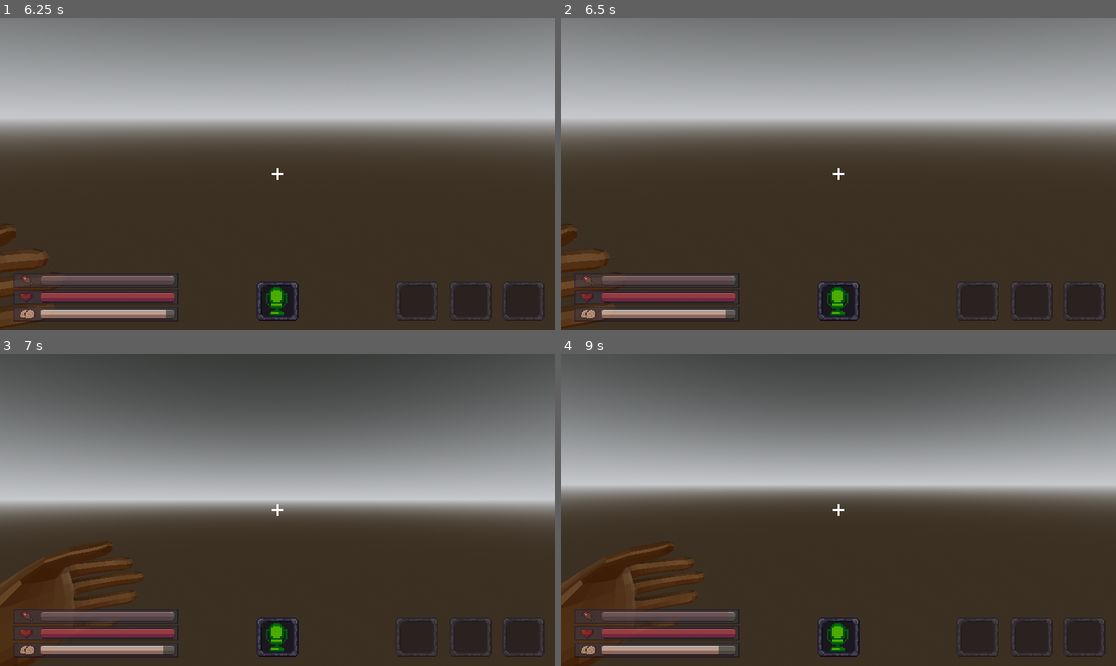
Above: before the commit, frames 1-4 (two rows, left to right).
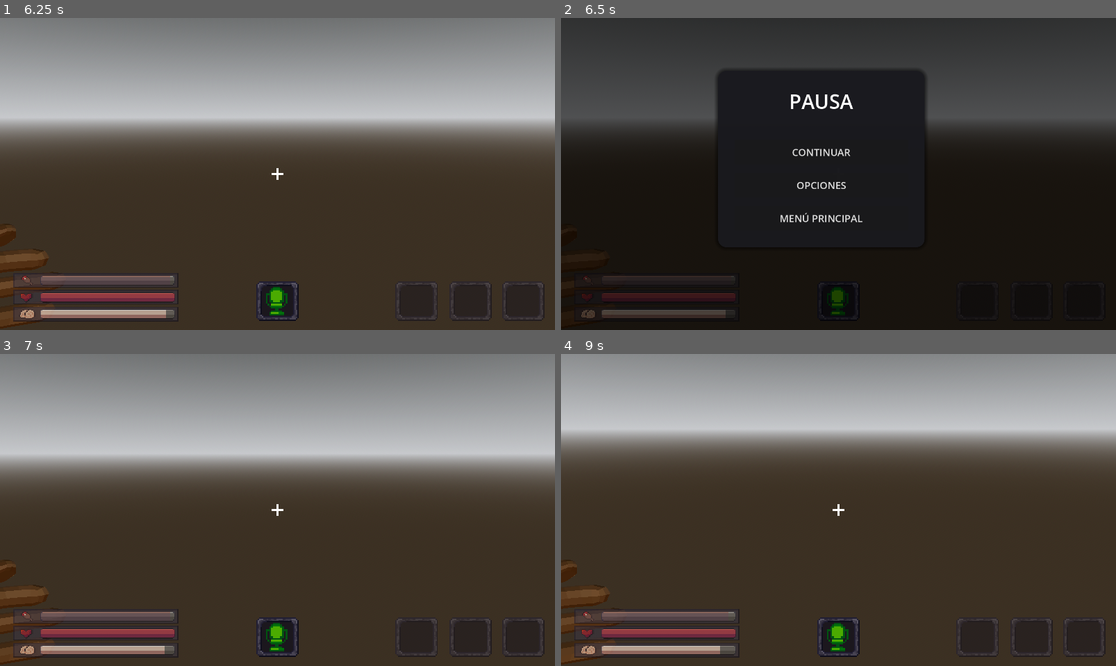
Above: after the commit, the same moments.

Repository: TeamKhaos/Echoes-of-Deep
Game: Godot game, scene res://scenes/main_menu.tscn
Same seed, same stepped clock (60 frames per second), same inputs: the game is played once before the commit and once after it. The project has no main scene, so this scene is started directly. Sound files missing from this copy of the repository are replaced by a short silence.
Inputs (mouse positions are in pixels of both pictures, inside the frame that each line leads up to):
- Up to frame 1 (6.25 s): click "OPCIONES" at 0.5 s; click "VOLVER" at 1.25 s; click "NUEVA PARTIDA" at 2 s; tap Enter at 2.75 s; move the mouse to (305, 174) at 2.77 s; hold Shift (Crouch) 2.78-3.53 s; hold W (Up) from 2.78 s (still down); click (305, 174) at 2.92 s; move the mouse to (249, 174) at 3.52 s; tap Q (Drop) at 3.6 s; click (249, 174) at 3.67 s; move the mouse to (288, 167) at 4.27 s; tap E (Interact) at 4.35 s; click (288, 167) at 4.42 s; move the mouse to (271, 180) at 5.02 s; tap F (Microphone) at 5.1 s; click (271, 180) at 5.17 s; move the mouse to (316, 177) at 5.77 s; hold Right mouse button (right_click) from 5.78 s (still down); click (316, 177) at 5.92 s
- Up to frame 2 (6.5 s): keep holding W (Up); keep holding Right mouse button (right_click); tap Escape (Menu) at 6.4 s
- Up to frame 3 (7 s): release W (Up) at 6.5 s; release Right mouse button (right_click) at 6.5 s; click (260, 488) at 6.5 s, where only the run after the commit has a clickable "CONTINUAR"
- Up to frame 4 (9 s): tap Space at 7.25, 8.75 s; move the mouse to (794, 506) at 7.27 s; hold W (Up) 7.28-8.78 s; tap Ctrl at 7.35 s; click (794, 506) at 7.42 s; tap Enter at 8 s; move the mouse to (844, 510) at 8.02 s; hold R 8.03-8.78 s; click (844, 510) at 8.17 s; move the mouse to (816, 503) at 8.77 s; hold D (Right) from 8.78 s (still down); tap Shift (Crouch) at 8.85 s; click (816, 503) at 8.92 s

Frame 1 is identical in both runs. In frame 2, 99% of the frame differs, in the area x 0-100%, y 0-100%; in frame 3, 53%; in frame 4, 49%.

Commit message:
menu de pausa implementado

Diff:
--- /dev/null
+++ b/scenes/pause_menu.tscn
@@ -0,0 +1,338 @@
+[gd_scene load_steps=6 format=3 uid="uid://d8md2xjyxxb0"]
+
+[ext_resource type="Script" uid="uid://dlcywfq0eta00" path="res://scripts/pause_menu.gd" id="1_n87rw"]
+
+[sub_resource type="StyleBoxFlat" id="StyleBoxFlat_panel"]
+bg_color = Color(0.1, 0.1, 0.12, 0.95)
+corner_radius_top_left = 20
+corner_radius_top_right = 20
+corner_radius_bottom_right = 20
+corner_radius_bottom_left = 20
+shadow_color = Color(0, 0, 0, 0.5)
+shadow_size = 10
+
+[sub_resource type="Animation" id="Animation_hide"]
+resource_name = "hide"
+length = 0.3
+tracks/0/type = "value"
+tracks/0/imported = false
+tracks/0/enabled = true
+tracks/0/path = NodePath(".:modulate")
+tracks/0/interp = 1
+tracks/0/loop_wrap = true
+tracks/0/keys = {
+"times": PackedFloat32Array(0, 0.3),
+"transitions": PackedFloat32Array(1, 1),
+"update": 0,
+"values": [Color(1, 1, 1, 1), Color(1, 1, 1, 0)]
+}
+tracks/1/type = "value"
+tracks/1/imported = false
+tracks/1/enabled = true
+tracks/1/path = NodePath("CenterContainer/PausePanel:scale")
+tracks/1/interp = 2
+tracks/1/loop_wrap = true
+tracks/1/keys = {
+"times": PackedFloat32Array(0, 0.3),
+"transitions": PackedFloat32Array(1, 1),
+"update": 0,
+"values": [Vector2(1, 1), Vector2(0.8, 0.8)]
+}
+
+[sub_resource type="Animation" id="Animation_show"]
+resource_name = "show"
+length = 0.4
+tracks/0/type = "value"
+tracks/0/imported = false
+tracks/0/enabled = true
+tracks/0/path = NodePath(".:modulate")
+tracks/0/interp = 1
+tracks/0/loop_wrap = true
+tracks/0/keys = {
+"times": PackedFloat32Array(0, 0.4),
+"transitions": PackedFloat32Array(1, 1),
+"update": 0,
+"values": [Color(1, 1, 1, 0), Color(1, 1, 1, 1)]
+}
+tracks/1/type = "value"
+tracks/1/imported = false
+tracks/1/enabled = true
+tracks/1/path = NodePath("CenterContainer/PausePanel:scale")
+tracks/1/interp = 2
+tracks/1/loop_wrap = true
+tracks/1/keys = {
+"times": PackedFloat32Array(0, 0.2, 0.4),
+"transitions": PackedFloat32Array(1, 2, 1),
+"update": 0,
+"values": [Vector2(0.8, 0.8), Vector2(1.05, 1.05), Vector2(1, 1)]
+}
+
+[sub_resource type="AnimationLibrary" id="AnimationLibrary"]
+_data = {
+&"hide": SubResource("Animation_hide"),
+&"show": SubResource("Animation_show")
+}
+
+[node name="PauseMenu" type="CanvasLayer"]
+process_mode = 3
+layer = 100
+script = ExtResource("1_n87rw")
+
+[node name="Background" type="ColorRect" parent="."]
+anchors_preset = 15
+anchor_right = 1.0
+anchor_bottom = 1.0
+grow_horizontal = 2
+grow_vertical = 2
+color = Color(0, 0, 0, 0.6)
+
+[node name="CenterContainer" type="CenterContainer" parent="."]
+anchors_preset = 15
+anchor_right = 1.0
+anchor_bottom = 1.0
+grow_horizontal = 2
+grow_vertical = 2
+
+[node name="PausePanel" type="PanelContainer" parent="CenterContainer"]
+custom_minimum_size = Vector2(500, 0)
+layout_mode = 2
+theme_override_styles/panel = SubResource("StyleBoxFlat_panel")
+
+[node name="MarginContainer" type="MarginContainer" parent="CenterContainer/PausePanel"]
+layout_mode = 2
+theme_override_constants/margin_left = 40
+theme_override_constants/margin_top = 40
+theme_override_constants/margin_right = 40
+theme_override_constants/margin_bottom = 40
+
+[node name="VBoxContainer" type="VBoxContainer" parent="CenterContainer/PausePanel/MarginContainer"]
+layout_mode = 2
+theme_override_constants/separation = 20
+
+[node name="TitleLabel" type="Label" parent="CenterContainer/PausePanel/MarginContainer/VBoxContainer"]
+layout_mode = 2
+theme_override_colors/font_color = Color(1, 1, 1, 1)
+theme_override_font_sizes/font_size = 48
+text = "PAUSA"
+horizontal_alignment = 1
+
+[node name="Spacer1" type="Control" parent="CenterContainer/PausePanel/MarginContainer/VBoxContainer"]
+custom_minimum_size = Vector2(0, 20)
+layout_mode = 2
+
+[node name="ButtonResume" type="Button" parent="CenterContainer/PausePanel/MarginContainer/VBoxContainer"]
+custom_minimum_size = Vector2(0, 60)
+layout_mode = 2
+theme_override_font_sizes/font_size = 24
+text = "CONTINUAR"
+
+[node name="ButtonOptions" type="Button" parent="CenterContainer/PausePanel/MarginContainer/VBoxContainer"]
+custom_minimum_size = Vector2(0, 60)
+layout_mode = 2
+theme_override_font_sizes/font_size = 24
+text = "OPCIONES"
+
+[node name="ButtonMainMenu" type="Button" parent="CenterContainer/PausePanel/MarginContainer/VBoxContainer"]
+custom_minimum_size = Vector2(0, 60)
+layout_mode = 2
+theme_override_font_sizes/font_size = 24
+text = "MENÚ PRINCIPAL"
+
+[node name="ConfirmDialog" type="Panel" parent="."]
+visible = false
+anchors_preset = 15
+anchor_right = 1.0
+anchor_bottom = 1.0
+grow_horizontal = 2
+grow_vertical = 2
+
+[node name="ColorRect" type="ColorRect" parent="ConfirmDialog"]
+layout_mode = 1
+anchors_preset = 15
+anchor_right = 1.0
+anchor_bottom = 1.0
+grow_horizontal = 2
+grow_vertical = 2
+color = Color(0, 0, 0, 0.8)
+
+[node name="CenterContainer" type="CenterContainer" parent="ConfirmDialog"]
+layout_mode = 1
+anchors_preset = 15
+anchor_right = 1.0
+anchor_bottom = 1.0
+grow_horizontal = 2
+grow_vertical = 2
+
+[node name="DialogPanel" type="PanelContainer" parent="ConfirmDialog/CenterContainer"]
+custom_minimum_size = Vector2(600, 0)
+layout_mode = 2
+theme_override_styles/panel = SubResource("StyleBoxFlat_panel")
+
+[node name="MarginContainer" type="MarginContainer" parent="ConfirmDialog/CenterContainer/DialogPanel"]
+layout_mode = 2
+theme_override_constants/margin_left = 40
+theme_override_constants/margin_top = 40
+theme_override_constants/margin_right = 40
+theme_override_constants/margin_bottom = 40
+
+[node name="VBoxContainer" type="VBoxContainer" parent="ConfirmDialog/CenterContainer/DialogPanel/MarginContainer"]
+layout_mode = 2
+theme_override_constants/separation = 30
+
+[node name="WarningIcon" type="Label" parent="ConfirmDialog/CenterContainer/DialogPanel/MarginContainer/VBoxContainer"]
+layout_mode = 2
+theme_override_colors/font_color = Color(1, 0.8, 0.2, 1)
+theme_override_font_sizes/font_size = 64
+text = "⚠"
+horizontal_alignment = 1
+
+[node name="MessageLabel" type="Label" parent="ConfirmDialog/CenterContainer/DialogPanel/MarginContainer/VBoxContainer"]
+layout_mode = 2
+theme_override_colors/font_color = Color(1, 1, 1, 1)
+theme_override_font_sizes/font_size = 24
+text = "¿Estás seguro de que quieres
+salir al menú principal?"
+horizontal_alignment = 1
+autowrap_mode = 2
+
+[node name="WarningLabel" type="Label" parent="ConfirmDialog/CenterContainer/DialogPanel/MarginContainer/VBoxContainer"]
+layout_mode = 2
+theme_override_colors/font_color = Color(0.8, 0.8, 0.8, 1)
+theme_override_font_sizes/font_size = 16
+text = "Se perderá el progreso no guardado"
+horizontal_alignment = 1
+
+[node name="Spacer" type="Control" parent="ConfirmDialog/CenterContainer/DialogPanel/MarginContainer/VBoxContainer"]
+custom_minimum_size = Vector2(0, 10)
+layout_mode = 2
+
+[node name="ButtonsContainer" type="HBoxContainer" parent="ConfirmDialog/CenterContainer/DialogPanel/MarginContainer/VBoxContainer"]
+layout_mode = 2
+theme_override_constants/separation = 20
+alignment = 1
+
+[node name="ButtonCancel" type="Button" parent="ConfirmDialog/CenterContainer/DialogPanel/MarginContainer/VBoxContainer/ButtonsContainer"]
+custom_minimum_size = Vector2(200, 60)
+layout_mode = 2
+theme_override_font_sizes/font_size = 20
+text = "CANCELAR"
+
+[node name="ButtonConfirm" type="Button" parent="ConfirmDialog/CenterContainer/DialogPanel/MarginContainer/VBoxContainer/ButtonsContainer"]
+custom_minimum_size = Vector2(200, 60)
+layout_mode = 2
+theme_override_colors/font_color = Color(1, 0.3, 0.3, 1)
+theme_override_font_sizes/font_size = 20
+text = "SALIR"
+
+[node name="OptionsPanel" type="Panel" parent="."]
+visible = false
+anchors_preset = 15
+anchor_right = 1.0
+anchor_bottom = 1.0
+grow_horizontal = 2
+grow_vertical = 2
+
+[node name="ColorRect" type="ColorRect" parent="OptionsPanel"]
+layout_mode = 1
+anchors_preset = 15
+anchor_right = 1.0
+anchor_bottom = 1.0
+grow_horizontal = 2
+grow_vertical = 2
+color = Color(0, 0, 0, 0.8)
+
+[node name="CenterContainer" type="CenterContainer" parent="OptionsPanel"]
+layout_mode = 1
+anchors_preset = 15
+anchor_right = 1.0
+anchor_bottom = 1.0
+grow_horizontal = 2
+grow_vertical = 2
+
+[node name="OptionsContainer" type="PanelContainer" parent="OptionsPanel/CenterContainer"]
+custom_minimum_size = Vector2(600, 0)
+layout_mode = 2
+theme_override_styles/panel = SubResource("StyleBoxFlat_panel")
+
+[node name="MarginContainer" type="MarginContainer" parent="OptionsPanel/CenterContainer/OptionsContainer"]
+layout_mode = 2
+theme_override_constants/margin_left = 40
+theme_override_constants/margin_top = 40
+theme_override_constants/margin_right = 40
+theme_override_constants/margin_bottom = 40
+
+[node name="VBoxContainer" type="VBoxContainer" parent="OptionsPanel/CenterContainer/OptionsContainer/MarginContainer"]
+layout_mode = 2
+theme_override_constants/separation = 20
+
+[node name="OptionsTitle" type="Label" parent="OptionsPanel/CenterContainer/OptionsContainer/MarginContainer/VBoxContainer"]
+layout_mode = 2
+theme_override_colors/font_color = Color(1, 1, 1, 1)
+theme_override_font_sizes/font_size = 32
+text = "OPCIONES"
+horizontal_alignment = 1
+
+[node name="Spacer" type="Control" parent="OptionsPanel/CenterContainer/OptionsContainer/MarginContainer/VBoxContainer"]
+custom_minimum_size = Vector2(0, 20)
+layout_mode = 2
+
+[node name="MasterVolumeLabel" type="Label" parent="OptionsPanel/CenterContainer/OptionsContainer/MarginContainer/VBoxContainer"]
+layout_mode = 2
+theme_override_font_sizes/font_size = 18
+text = "Volumen General"
+
+[node name="MasterVolumeSlider" type="HSlider" parent="OptionsPanel/CenterContainer/OptionsContainer/MarginContainer/VBoxContainer"]
+custom_minimum_size = Vector2(0, 30)
+layout_mode = 2
+max_value = 1.0
+step = 0.01
+value = 0.7
+
+[node name="MusicVolumeLabel" type="Label" parent="OptionsPanel/CenterContainer/OptionsContainer/MarginContainer/VBoxContainer"]
+layout_mode = 2
+theme_override_font_sizes/font_size = 18
+text = "Volumen Música"
+
+[node name="MusicVolumeSlider" type="HSlider" parent="OptionsPanel/CenterContainer/OptionsContainer/MarginContainer/VBoxContainer"]
+custom_minimum_size = Vector2(0, 30)
+layout_mode = 2
+max_value = 1.0
+step = 0.01
+value = 0.5
+
+[node name="SFXVolumeLabel" type="Label" parent="OptionsPanel/CenterContainer/OptionsContainer/MarginContainer/VBoxContainer"]
+layout_mode = 2
+theme_override_font_sizes/font_size = 18
+text = "Volumen Efectos"
+
+[node name="SFXVolumeSlider" type="HSlider" parent="OptionsPanel/CenterContainer/OptionsContainer/MarginContainer/VBoxContainer"]
+custom_minimum_size = Vector2(0, 30)
+layout_mode = 2
+max_value = 1.0
+step = 0.01
+value = 0.7
+
+[node name="Spacer2" type="Control" parent="OptionsPanel/CenterContainer/OptionsContainer/MarginContainer/VBoxContainer"]
+custom_minimum_size = Vector2(0, 20)
+layout_mode = 2
+
+[node name="ButtonBackOptions" type="Button" parent="OptionsPanel/CenterContainer/OptionsContainer/MarginContainer/VBoxContainer"]
+custom_minimum_size = Vector2(0, 50)
+layout_mode = 2
+theme_override_font_sizes/font_size = 18
+text = "VOLVER"
+
+[node name="AnimationPlayer" type="AnimationPlayer" parent="."]
+libraries = {
+&"": SubResource("AnimationLibrary")
+}
+
+[connection signal="pressed" from="CenterContainer/PausePanel/MarginContainer/VBoxContainer/ButtonResume" to="." method="_on_button_resume_pressed"]
+[connection signal="pressed" from="CenterContainer/PausePanel/MarginContainer/VBoxContainer/ButtonOptions" to="." method="_on_button_options_pressed"]
+[connection signal="pressed" from="CenterContainer/PausePanel/MarginContainer/VBoxContainer/ButtonMainMenu" to="." method="_on_button_main_menu_pressed"]
+[connection signal="pressed" from="ConfirmDialog/CenterContainer/DialogPanel/MarginContainer/VBoxContainer/ButtonsContainer/ButtonCancel" to="." method="_on_button_cancel_pressed"]
+[connection signal="pressed" from="ConfirmDialog/CenterContainer/DialogPanel/MarginContainer/VBoxContainer/ButtonsContainer/ButtonConfirm" to="." method="_on_button_confirm_pressed"]
+[connection signal="value_changed" from="OptionsPanel/CenterContainer/OptionsContainer/MarginContainer/VBoxContainer/MasterVolumeSlider" to="." method="_on_master_volume_changed"]
+[connection signal="value_changed" from="OptionsPanel/CenterContainer/OptionsContainer/MarginContainer/VBoxContainer/MusicVolumeSlider" to="." method="_on_music_volume_changed"]
+[connection signal="value_changed" from="OptionsPanel/CenterContainer/OptionsContainer/MarginContainer/VBoxContainer/SFXVolumeSlider" to="." method="_on_sfx_volume_changed"]
+[connection signal="pressed" from="OptionsPanel/CenterContainer/OptionsContainer/MarginContainer/VBoxContainer/ButtonBackOptions" to="." method="_on_button_back_options_pressed"]
--- a/scenes/player/player.tscn
+++ b/scenes/player/player.tscn
@@ -9,7 +9,8 @@
 [ext_resource type="PackedScene" uid="uid://qqki4f1idp4p" path="res://scenes/player/player_arms.tscn" id="4_75vfm"]
 [ext_resource type="PackedScene" uid="uid://cu3maytsanx4s" path="res://scenes/player/voice.tscn" id="6_qek5x"]
 [ext_resource type="PackedScene" uid="uid://c1118cqtdm1xd" path="res://scenes/player/hud/hud.tscn" id="7_0owmy"]
-[ext_resource type="PackedScene" uid="uid://bcu48jnv386ea" path="res://scenes/scenary_objects/voz prueba.tscn" id="10_je7p5"]
+[ext_resource type="PackedScene" path="res://scenes/scenary_objects/voz prueba.tscn" id="10_je7p5"]
+[ext_resource type="PackedScene" uid="uid://d8md2xjyxxb0" path="res://scenes/pause_menu.tscn" id="11_pause"]
 
 [sub_resource type="CapsuleShape3D" id="CapsuleShape3D_u8vuu"]
 radius = 0.2
@@ -72,3 +73,4 @@
 [node name="hud" parent="PlayerHUD" instance=ExtResource("7_0owmy")]
 
 [connection signal="timeout" from="FootstepsTimer" to="." method="_on_footsteps_timer_timeout"]
+[node name="PauseMenu" parent="." instance=ExtResource("11_pause")]
--- /dev/null
+++ b/scripts/pause_menu.gd
@@ -0,0 +1,232 @@
+extends CanvasLayer
+
+# ===============================
+# ⏸️ MENÚ DE PAUSA
+# ===============================
+
+# Configuración
+@export_file("*.tscn") var main_menu_path: String = "res://scenes/main_menu.tscn"
+@export var pause_key: Key = KEY_ESCAPE
+
+# Nodos principales
+@onready var pause_panel = $CenterContainer/PausePanel
+@onready var confirm_dialog = $ConfirmDialog
+@onready var options_panel = $OptionsPanel
+@onready var animation_player = $AnimationPlayer
+
+# Nodos de opciones
+@onready var master_volume_slider = $OptionsPanel/CenterContainer/OptionsContainer/MarginContainer/VBoxContainer/MasterVolumeSlider
+@onready var music_volume_slider = $OptionsPanel/CenterContainer/OptionsContainer/MarginContainer/VBoxContainer/MusicVolumeSlider
+@onready var sfx_volume_slider = $OptionsPanel/CenterContainer/OptionsContainer/MarginContainer/VBoxContainer/SFXVolumeSlider
+
+# Estado
+var is_paused: bool = false
+
+# ===============================
+# INICIALIZACIÓN
+# ===============================
+
+func _ready():
+	# Ocultar todo al inicio
+	visible = false
+	process_mode = Node.PROCESS_MODE_ALWAYS
+
+	# Cargar configuración
+	_load_settings()
+
+	print("⏸️ Menú de pausa listo")
+
+func _input(event):
+	# Detectar tecla de pausa
+	if event is InputEventKey:
+		if event.pressed and event.keycode == pause_key:
+			if not is_paused:
+				pause_game()
+			else:
+				resume_game()
+
+# ===============================
+# CONTROL DE PAUSA
+# ===============================
+
+func pause_game():
+	if is_paused:
+		return
+
+	is_paused = true
+	visible = true
+
+	# Pausar el juego
+	get_tree().paused = true
+
+	# Mostrar cursor
+	Input.set_mouse_mode(Input.MOUSE_MODE_VISIBLE)
+
+	# Animación de entrada
+	animation_player.play("show")
+
+	# Asegurar que los paneles secundarios estén ocultos
+	confirm_dialog.visible = false
+	options_panel.visible = false
+
+	print("⏸️ Juego pausado")
+
+func resume_game():
+	if not is_paused:
+		return
+
+	# Animación de salida
+	animation_player.play("hide")
+	await animation_player.animation_finished
+
+	is_paused = false
+	visible = false
+
+	# Despausar el juego
+	get_tree().paused = false
+
+	# Ocultar cursor
+	Input.set_mouse_mode(Input.MOUSE_MODE_CAPTURED)
+
+	print("▶️ Juego reanudado")
+
+# ===============================
+# BOTONES DEL MENÚ PRINCIPAL
+# ===============================
+
+func _on_button_resume_pressed():
+	print("▶️ Continuar...")
+	resume_game()
+
+func _on_button_options_pressed():
+	print("⚙️ Abriendo opciones...")
+	_show_panel(options_panel)
+
+func _on_button_main_menu_pressed():
+	print("🏠 Solicitud de salir al menú principal")
+	_show_confirm_dialog()
+
+# ===============================
+# DIÁLOGO DE CONFIRMACIÓN
+# ===============================
+
+func _show_confirm_dialog():
+	confirm_dialog.visible = true
+	confirm_dialog.modulate.a = 0
+
+	var tween = create_tween()
+	tween.tween_property(confirm_dialog, "modulate:a", 1.0, 0.2)
+
+func _hide_confirm_dialog():
+	var tween = create_tween()
+	tween.tween_property(confirm_dialog, "modulate:a", 0.0, 0.2)
+	await tween.finished
+	confirm_dialog.visible = false
+
+func _on_button_cancel_pressed():
+	print("❌ Cancelar salida")
+	_hide_confirm_dialog()
+
+func _on_button_confirm_pressed():
+	print("✅ Confirmado: Salir al menú principal")
+
+	# Fade out
+	var fade = ColorRect.new()
+	fade.color = Color.BLACK
+	fade.modulate.a = 0
+	add_child(fade)
+	fade.set_anchors_preset(Control.PRESET_FULL_RECT)
+
+	var tween = create_tween()
+	tween.tween_property(fade, "modulate:a", 1.0, 0.5)
+	await tween.finished
+
+	# Despausar antes de cambiar de escena
+	get_tree().paused = false
+
+	# Cambiar al menú principal
+	get_tree().change_scene_to_file(main_menu_path)
+
+# ===============================
+# PANEL DE OPCIONES
+# ===============================
+
+func _on_button_back_options_pressed():
+	print("◀️ Volver del panel de opciones")
+	_hide_panel(options_panel)
+
+func _on_master_volume_changed(value: float):
+	var db = linear_to_db(value)
+	AudioServer.set_bus_volume_db(AudioServer.get_bus_index("Master"), db)
+	_save_settings()
+
+func _on_music_volume_changed(value: float):
+	var db = linear_to_db(value)
+	AudioServer.set_bus_volume_db(AudioServer.get_bus_index("Music"), db)
+	_save_settings()
+
+func _on_sfx_volume_changed(value: float):
+	var db = linear_to_db(value)
+	AudioServer.set_bus_volume_db(AudioServer.get_bus_index("SFX"), db)
+	_save_settings()
+
+# ===============================
+# GESTIÓN DE PANELES
+# ===============================
+
+func _show_panel(panel: Control):
+	panel.visible = true
+	panel.modulate.a = 0
+
+	var tween = create_tween()
+	tween.tween_property(panel, "modulate:a", 1.0, 0.3)
+
+func _hide_panel(panel: Control):
+	var tween = create_tween()
+	tween.tween_property(panel, "modulate:a", 0.0, 0.3)
+	await tween.finished
+	panel.visible = false
+
+# ===============================
+# SISTEMA DE CONFIGURACIÓN
+# ===============================
+
+func _save_settings():
+	var config = ConfigFile.new()
+
+	config.set_value("audio", "master_volume", master_volume_slider.value)
+	config.set_value("audio", "music_volume", music_volume_slider.value)
+	config.set_value("audio", "sfx_volume", sfx_volume_slider.value)
+
+	config.save("user://settings.cfg")
+
+func _load_settings():
+	var config = ConfigFile.new()
+	var err = config.load("user://settings.cfg")
+
+	if err == OK:
+		if config.has_section_key("audio", "master_volume"):
+			var master_vol = config.get_value("audio", "master_volume")
+			master_volume_slider.value = master_vol
+			_on_master_volume_changed(master_vol)
+
+		if config.has_section_key("audio", "music_volume"):
+			var music_vol = config.get_value("audio", "music_volume")
+			music_volume_slider.value = music_vol
+			_on_music_volume_changed(music_vol)
+
+		if config.has_section_key("audio", "sfx_volume"):
+			var sfx_vol = config.get_value("audio", "sfx_volume")
+			sfx_volume_slider.value = sfx_vol
+			_on_sfx_volume_changed(sfx_vol)
+
+# ===============================
+# API PÚBLICA
+# ===============================
+
+# Llamar desde otros scripts si es necesario
+func toggle_pause():
+	if is_paused:
+		resume_game()
+	else:
+		pause_game()
--- a/scripts/player/player.gd
+++ b/scripts/player/player.gd
@@ -16,6 +16,9 @@
 @onready var footsteps_timer = $FootstepsTimer
 @onready var check_floor_ray = $CheckFloorMaterialRay
 
+# ⏸️ Menú de pausa
+@onready var pause_menu = $PauseMenu
+
 # --- INVENTARIO GLOOT ---
 @onready var inventory_scene = preload("res://scenes/player/inventario.tscn")
 var inventory_instance: Node = null
@@ -51,7 +54,7 @@
 
 # Configuración de pasos
 @export_group("Footsteps Settings")
-@export var footstep_sound: AudioStream  # Asigna tu archivo de audio aquí
+@export var footstep_sound: AudioStream
 @export var base_footstep_interval: float = 0.45
 @export var crouch_footstep_interval: float = 0.65
 @export var footstep_volume_db: float = -10.0
@@ -173,7 +176,22 @@
 	crouch()
 	move(delta, get_input())
 
+func _input(event):
+	# ⏸️ DETECCIÓN DE PAUSA CON ESC
+	if event is InputEventKey:
+		if event.pressed and event.keycode == KEY_ESCAPE:
+			if pause_menu:
+				if not pause_menu.is_paused:
+					pause_menu.pause_game()
+				else:
+					pause_menu.resume_game()
+			get_viewport().set_input_as_handled()
+
 func _process(_delta):
+	# ⏸️ No procesar inputs si el juego está pausado
+	if pause_menu and pause_menu.is_paused:
+		return
+
 	if Input.is_action_just_pressed("inventory1H"):
 		equip_item_from_slot(0)
 	if Input.is_action_just_pressed("inventory2H"):
@@ -301,35 +319,27 @@
 		move_and_slide()
 		_snap_down_to_stairs_check()
 
-# ===============================
-# 👟 SISTEMA DE PASOS
-# ===============================
-
 func _play_footsteps():
 	if not can_footstep or not footsteps_player:
 		return
 
-	# Cargar audio si no está asignado
 	if not footsteps_player.stream and footstep_sound:
 		footsteps_player.stream = footstep_sound
 	elif not footsteps_player.stream:
-		var default_path = "res://resources/audio/footstep.mp3"
+		var default_path = "res://resources/audio/pasos.mp3"
 		if ResourceLoader.exists(default_path):
 			footsteps_player.stream = load(default_path)
 		else:
 			return
 
-	# Variación de pitch para naturalidad
 	footsteps_player.pitch_scale = randf_range(1.0 - pitch_variation, 1.0 + pitch_variation)
 
-	# Ajustar volumen según velocidad
 	var speed_factor = velocity.length() / max_speed
 	footsteps_player.volume_db = footstep_volume_db + (speed_factor * 3.0)
 
 	footsteps_player.play()
 	can_footstep = false
 
-	# Ajustar intervalo según crouch
 	var interval = crouch_footstep_interval if is_crouching else base_footstep_interval
 	interval = interval / max(speed_factor, 0.5)
 
Not shown: 1 places in scenes/player/player.tscn that only renumber resources
Not shown, added: scripts/pause_menu.gd.uid
